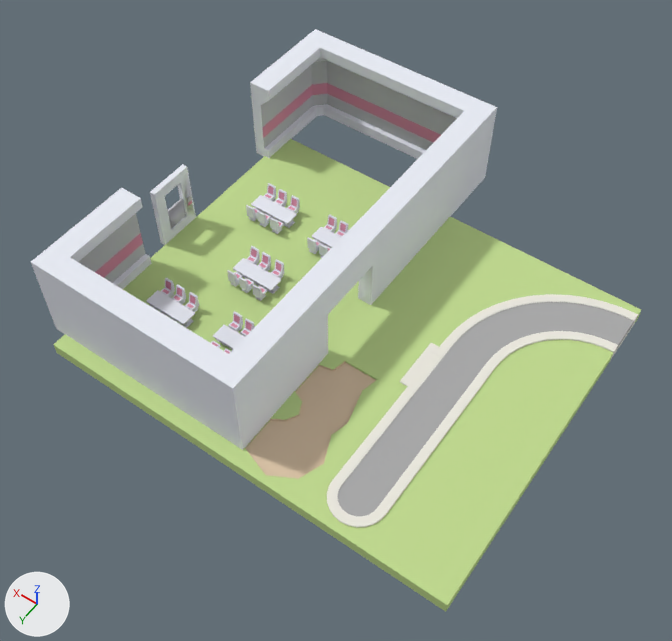
Two versions of the Blender file assets/kitchen.blend, one commit apart.
Before and after are seen from a camera (50 mm lens) standing at (-12.6, 17.3, 29.9) and looking at (0.5, -1.1, 1.1). Lighting does not change. The marker at lower left points along +X, +Y and +Z.
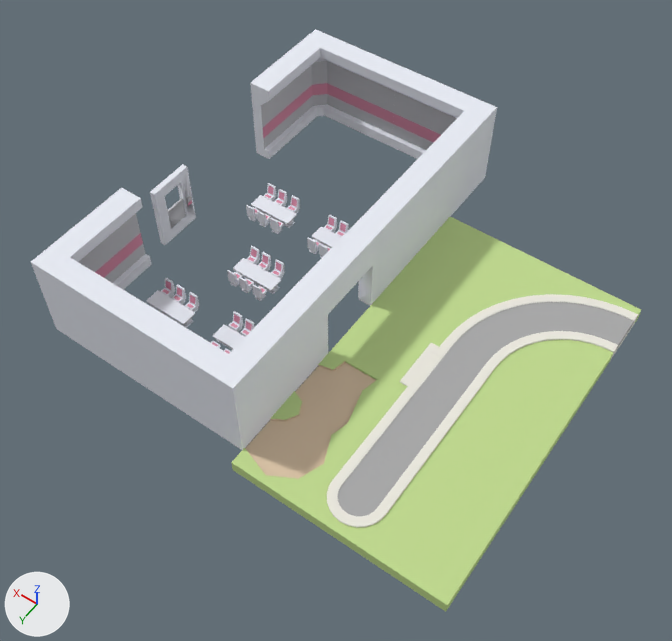
Boxes (x1, y1, x2, y2) around the edits, measured in the pictures (672 x 641 px):
```json
{"object": "Mesh1 Group1 Model.003", "change": "moved", "before": [250, 29, 403, 158], "after": [250, 29, 402, 159]}
{"object": "4,2.001", "change": "hidden", "before": [158, 211, 256, 283], "on screen": "green"}
{"object": "4,0.001", "change": "hidden", "before": [299, 162, 390, 226], "on screen": "green"}
{"object": "4,0", "change": "hidden", "before": [247, 139, 338, 199], "on screen": "green"}
{"object": "4,3.001", "change": "hidden", "before": [174, 283, 266, 351], "on screen": "green"}
{"object": "4,1", "change": "hidden", "before": [204, 172, 291, 240], "on screen": "green"}
{"object": "4,1.001", "change": "hidden", "before": [257, 200, 352, 269], "on screen": "green"}
{"object": "4,2", "change": "hidden", "before": [212, 240, 311, 315], "on screen": "green"}
{"object": "4,3", "change": "hidden", "before": [123, 252, 211, 318], "on screen": "green"}
{"object": "3,4", "change": "hidden", "before": [168, 409, 270, 470], "on screen": "green"}
{"object": "4,4.001", "change": "hidden", "before": [109, 370, 179, 428], "on screen": "green"}
{"object": "4,4", "change": "hidden", "before": [53, 334, 120, 389], "on screen": "green"}
{"object": "3,2", "change": "hidden", "before": [328, 291, 371, 352], "on screen": "green"}
{"object": "3,1", "change": "hidden", "before": [350, 281, 359, 295]}
```

Scene script edits in JSON lines:
```json
{"op": "add", "block": "ob_3_4", "code": "ob_3_4.hide_viewport = True"}
{"op": "add", "block": "ob_3_2", "code": "ob_3_2.hide_viewport = True"}
{"op": "add", "block": "ob_3_1", "code": "ob_3_1.hide_viewport = True"}
{"op": "add", "block": "ob_4_4", "code": "ob_4_4.hide_viewport = True"}
{"op": "add", "block": "ob_4_3", "code": "ob_4_3.hide_viewport = True"}
{"op": "add", "block": "ob_4_2", "code": "ob_4_2.hide_viewport = True"}
{"op": "add", "block": "ob_4_1", "code": "ob_4_1.hide_viewport = True"}
{"op": "add", "block": "ob_4_0", "code": "ob_4_0.hide_viewport = True"}
{"op": "set", "path": "ob_mesh1_group1_model_003.location", "old": "(9.49, -7.34, 0.5)", "new": "(9.48, -7.33, 0.5)"}
{"op": "add", "block": "ob_4_0_001", "code": "ob_4_0_001.hide_viewport = True"}
{"op": "add", "block": "ob_4_1_001", "code": "ob_4_1_001.hide_viewport = True"}
{"op": "add", "block": "ob_4_2_001", "code": "ob_4_2_001.hide_viewport = True"}
{"op": "add", "block": "ob_4_3_001", "code": "ob_4_3_001.hide_viewport = True"}
{"op": "add", "block": "ob_4_4_001", "code": "ob_4_4_001.hide_viewport = True"}
```
